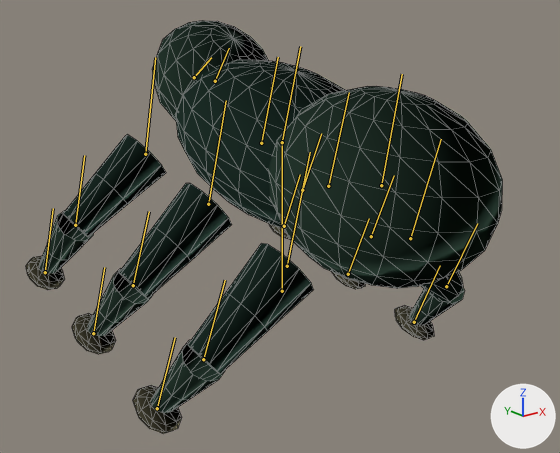
The glTF model assets/shared/creature-beetle.glb: old version first, new version second.
Rendered twice from a 50 mm camera at (-1.84, -2.28, 1.19) aimed at (-0.07, -0.07, 0.31). Lighting does not change. The marker at lower right points along +X, +Y and +Z. The picture after the commit comes second. Both versions are drawn at frame 12 of the action 'ATTACK_B'; the numbers are the values there. The bones that bend it are drawn over the model as lines. Mesh edges are drawn as thin lines.

In view in the first picture: 'SkinnedCreature'.
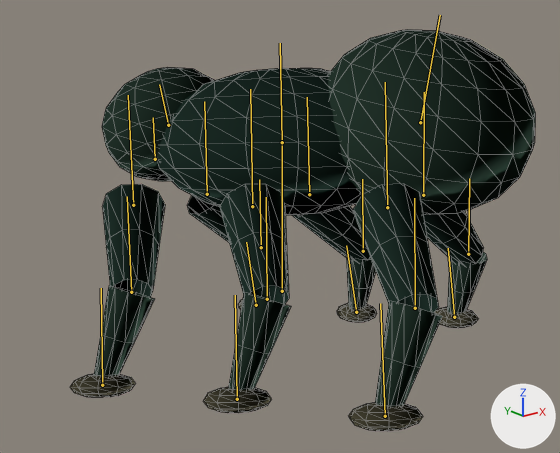
Pixel boxes (x1, y1, x2, y2) of what changed, in the pictures (560 x 453 px):
'SkinnedCreature', posed
    before: (26, 21, 502, 434)
    after: (70, 30, 535, 431)
bone 'Torso', root to tip
    before: (282, 142) to (300, 46)
    after: (282, 142) to (280, 43)
bone 'Head', root to tip
    before: (215, 81) to (229, 48)
    after: (168, 125) to (159, 84)
bone 'Horn', root to tip
    before: (194, 77) to (211, 57)
    after: (155, 159) to (153, 117)
bone 'Tail', root to tip
    before: (381, 185) to (402, 74)
    after: (420, 122) to (440, 15)
bone 'Leg0L', root to tip
    before: (145, 154) to (155, 57)
    after: (133, 205) to (128, 95)
bone 'Leg0LKnee', root to tip
    before: (75, 225) to (84, 155)
    after: (131, 292) to (127, 196)
bone 'Leg0LFoot', root to tip
    before: (45, 272) to (53, 208)
    after: (102, 385) to (101, 288)
bone 'Leg0R', root to tip
    before: (261, 143) to (278, 57)
    after: (207, 194) to (204, 101)
bone 'Leg0RKnee', root to tip
    before: (302, 190) to (321, 133)
    after: (261, 247) to (259, 179)
bone 'Leg0RFoot', root to tip
    before: (284, 226) to (300, 174)
    after: (256, 305) to (246, 242)
bone 'Leg1L', root to tip
    before: (208, 204) to (226, 100)
    after: (252, 206) to (250, 89)
bone 'Leg1LKnee', root to tip
    before: (133, 285) to (149, 211)
    after: (267, 299) to (266, 197)
bone 'Leg1LFoot', root to tip
    before: (93, 333) to (104, 267)
    after: (237, 399) to (235, 295)
bone 'Leg1R', root to tip
    before: (328, 186) to (349, 92)
    after: (309, 194) to (307, 97)
bone 'Leg1RKnee', root to tip
    before: (371, 236) to (394, 175)
    after: (363, 251) to (362, 179)
bone 'Leg1RFoot', root to tip
    before: (348, 274) to (369, 218)
    after: (356, 312) to (346, 245)
bone 'Leg2L', root to tip
    before: (287, 266) to (310, 152)
    after: (387, 207) to (385, 82)
bone 'Leg2LKnee', root to tip
    before: (203, 359) to (225, 280)
    after: (415, 308) to (414, 198)
bone 'Leg2LFoot', root to tip
    before: (157, 408) to (175, 337)
    after: (385, 416) to (380, 303)
bone 'Leg2R', root to tip
    before: (410, 238) to (441, 139)
    after: (423, 195) to (424, 92)
bone 'Leg2RKnee', root to tip
    before: (446, 286) to (477, 223)
    after: (468, 254) to (469, 178)
bone 'Leg2RFoot', root to tip
    before: (414, 322) to (440, 265)
    after: (454, 317) to (448, 248)

The change in detail:
Bone 'Torso' (bone_torso) turns from (13, 0, -3) to (-11, 29, -11) degrees about its own x, y and z.
Bone 'Head' (bone_head) turns from (22, -2, 0) to (-18, -24, 0) degrees about its own x, y and z.
Bone 'Horn' (bone_horn) turns from (21, -2, 0) to (16, 0, 0) degrees about its own x, y and z.
Bone 'Tail' (bone_tail) turns from (-6, -9, 0) to (16, -39, 0) degrees about its own x, y and z.
Bone 'Leg0L' (bone_leg0l) turns from (-1, -1, 0) to (-1, 22, 0) degrees about its own x, y and z.
Bone 'Leg0LKnee' (bone_leg0lknee) turns from (8, 0, 0) to (0, 0, 0) degrees about its own x, y and z.
Bone 'Leg0LFoot' (bone_leg0lfoot) turns from (0, 0, -1) to (0, -1, -10) degrees about its own x, y and z.
Bone 'Leg0R' (bone_leg0r) turns from (1, 1, 0) to (1, -22, 0) degrees about its own x, y and z.
Bone 'Leg0RKnee' (bone_leg0rknee) turns from (7, 0, 0) to (0, 0, 0) degrees about its own x, y and z.
Bone 'Leg0RFoot' (bone_leg0rfoot) turns from (0, 0, 1) to (0, 1, 10) degrees about its own x, y and z.
Bone 'Leg1L' (bone_leg1l) turns from (1, 1, 0) to (1, 26, 0) degrees about its own x, y and z.
Bone 'Leg1LKnee' (bone_leg1lknee) turns from (7, 0, 0) to (0, 0, 0) degrees about its own x, y and z.
Bone 'Leg1LFoot' (bone_leg1lfoot) turns from (0, 0, 1) to (0, 1, -10) degrees about its own x, y and z.
Bone 'Leg1R' (bone_leg1r) turns from (-1, -1, 0) to (-1, -26, 0) degrees about its own x, y and z.
Bone 'Leg1RKnee' (bone_leg1rknee) turns from (8, 0, 0) to (0, 0, 0) degrees about its own x, y and z.
Bone 'Leg1RFoot' (bone_leg1rfoot) turns from (0, 0, -1) to (0, -1, 10) degrees about its own x, y and z.
Bone 'Leg2L' (bone_leg2l) turns from (-1, -1, 0) to (-1, 22, 0) degrees about its own x, y and z.
Bone 'Leg2LKnee' (bone_leg2lknee) turns from (8, 0, 0) to (0, 0, 0) degrees about its own x, y and z.
Bone 'Leg2LFoot' (bone_leg2lfoot) turns from (0, 0, -1) to (0, -1, -10) degrees about its own x, y and z.
Bone 'Leg2R' (bone_leg2r) turns from (1, 1, 0) to (1, -22, 0) degrees about its own x, y and z.
Bone 'Leg2RKnee' (bone_leg2rknee) turns from (7, 0, 0) to (0, 0, 0) degrees about its own x, y and z.
Bone 'Leg2RFoot' (bone_leg2rfoot) turns from (0, 0, 1) to (0, 1, 10) degrees about its own x, y and z.
